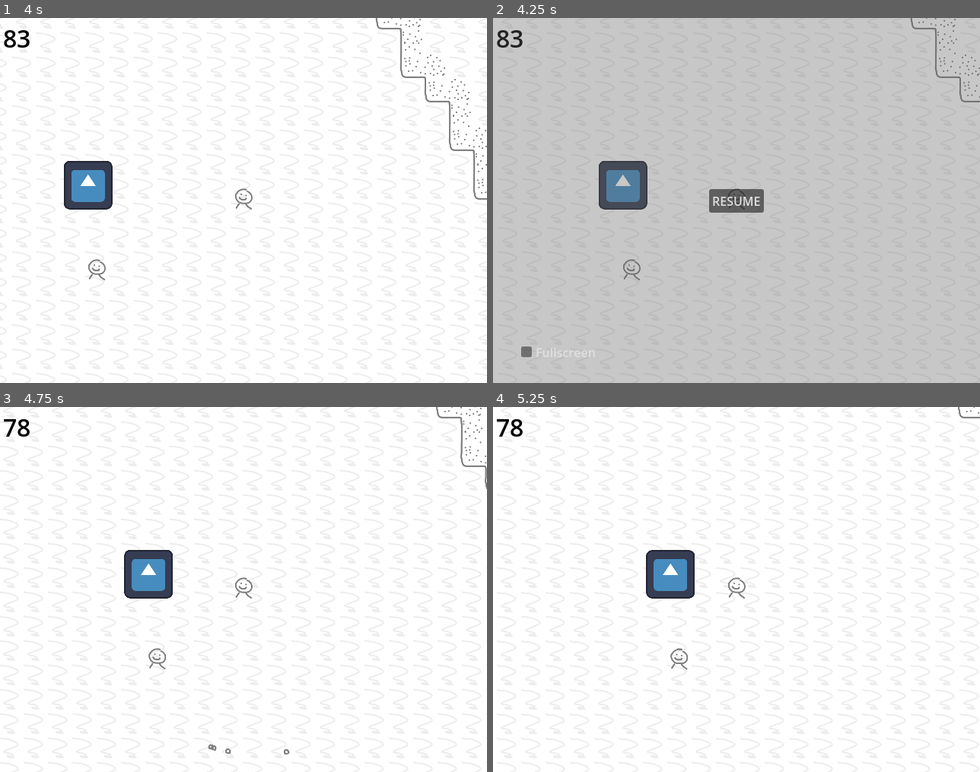
Above: before the commit, frames 1-4 (two rows, left to right).
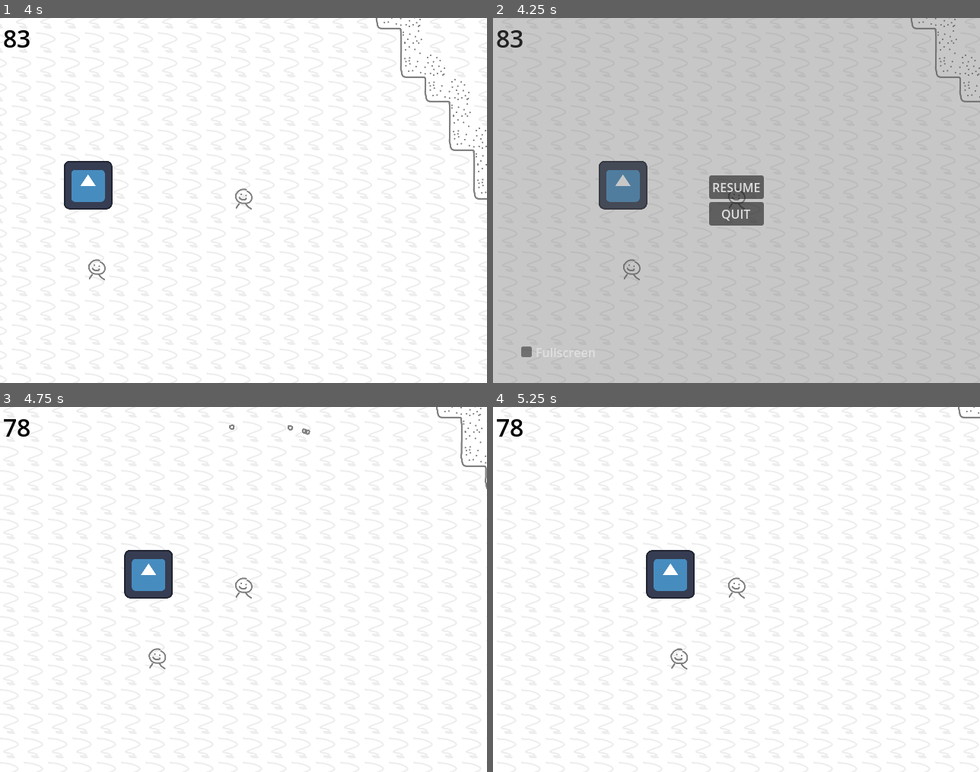
Above: after the commit, the same moments.

Repository: 3xcpy/milkyway-game
Game: Godot game, scene res://scenes/main.tscn
Two runs of this game, one before a commit and one after it. Both use one fixed random seed, a clock stepped at 60 frames per second and the inputs below. The engine's default icon, where the game draws it, is replaced by a stand-in: a white triangle on a blue panel in a dark square.
Inputs (mouse positions are in pixels of both pictures, inside the frame that each line leads up to):
- Up to frame 1 (4 s): tap Enter at 0.5 s; move the mouse to (350, 182) at 0.52 s; hold Right (move_right) 0.53-1.28 s; tap E (grab) at 0.6 s; move the mouse to (146, 218) at 1.27 s; hold S (move_down) 1.28-2.03 s; click (146, 218) at 1.35 s; move the mouse to (292, 120) at 2.02 s; hold Right (move_right) 2.03-2.78 s; hold Right mouse button (shoot_2) 2.03-2.78 s; move the mouse to (219, 273) at 2.77 s; hold W (move_up) 2.78-3.53 s; tap Alt at 2.85 s; move the mouse to (389, 255) at 3.52 s; hold Left (move_left) from 3.53 s (still down); tap Shift at 3.6 s
- Up to frame 2 (4.25 s): keep holding Left (move_left); tap Escape (pause) at 4.15 s
- Up to frame 3 (4.75 s): release Left (move_left) at 4.25 s; click "RESUME" at 4.25 s
- Up to frame 4 (5.25 s): move the mouse to (590, 534) at 5.02 s; hold Left (move_left) from 5.03 s (still down); tap E (grab) at 5.1 s

Frame 1 is identical in both runs. In frame 2, 1.0% of the frame differs, in the area x 44-56%, y 43-57%; in frame 3, 0.1%; in frame 4, nothing differs.

Commit message:
add a quit button

Diff:
--- a/scenes/pause_menu.tscn
+++ b/scenes/pause_menu.tscn
@@ -25,21 +25,6 @@
 grow_vertical = 2
 color = Color(0.38170326, 0.38170323, 0.38170317, 0.3529412)
 
-[node name="ResumeButton" type="Button" parent="."]
-layout_mode = 1
-anchors_preset = 8
-anchor_left = 0.5
-anchor_top = 0.5
-anchor_right = 0.5
-anchor_bottom = 0.5
-offset_left = -36.0
-offset_top = -15.5
-offset_right = 36.0
-offset_bottom = 15.5
-grow_horizontal = 2
-grow_vertical = 2
-text = "RESUME"
-
 [node name="FullscreenCheckBox" type="CheckBox" parent="."]
 layout_mode = 0
 offset_left = 32.0
@@ -49,5 +34,28 @@
 theme = SubResource("Theme_n87rw")
 text = "Fullscreen"
 
-[connection signal="button_down" from="ResumeButton" to="." method="_on_resume_button_button_down"]
+[node name="VBoxContainer" type="VBoxContainer" parent="."]
+layout_mode = 1
+anchors_preset = 8
+anchor_left = 0.5
+anchor_top = 0.5
+anchor_right = 0.5
+anchor_bottom = 0.5
+offset_left = -36.0
+offset_top = -20.0
+offset_right = 36.0
+offset_bottom = 20.0
+grow_horizontal = 2
+grow_vertical = 2
+
+[node name="ResumeButton" type="Button" parent="VBoxContainer"]
+layout_mode = 2
+text = "RESUME"
+
+[node name="QuitButton" type="Button" parent="VBoxContainer"]
+layout_mode = 2
+text = "QUIT"
+
 [connection signal="toggled" from="FullscreenCheckBox" to="." method="_on_fullscreen_check_box_toggled"]
+[connection signal="button_down" from="VBoxContainer/ResumeButton" to="." method="_on_resume_button_button_down"]
+[connection signal="button_down" from="VBoxContainer/QuitButton" to="." method="_on_quit_button_button_down"]
--- a/scripts/pause_menu.gd
+++ b/scripts/pause_menu.gd
@@ -19,9 +19,12 @@
 
 
 func _on_fullscreen_check_box_toggled(toggled_on: bool) -> void:
-	print(toggled_on)
 	if toggled_on:
 		saved_window_mode = DisplayServer.window_get_mode()
 		DisplayServer.window_set_mode(DisplayServer.WINDOW_MODE_FULLSCREEN)
 	else:
 		DisplayServer.window_set_mode(saved_window_mode)
+
+func _on_quit_button_button_down() -> void:
+	# TODO: saving?
+	get_tree().quit()
